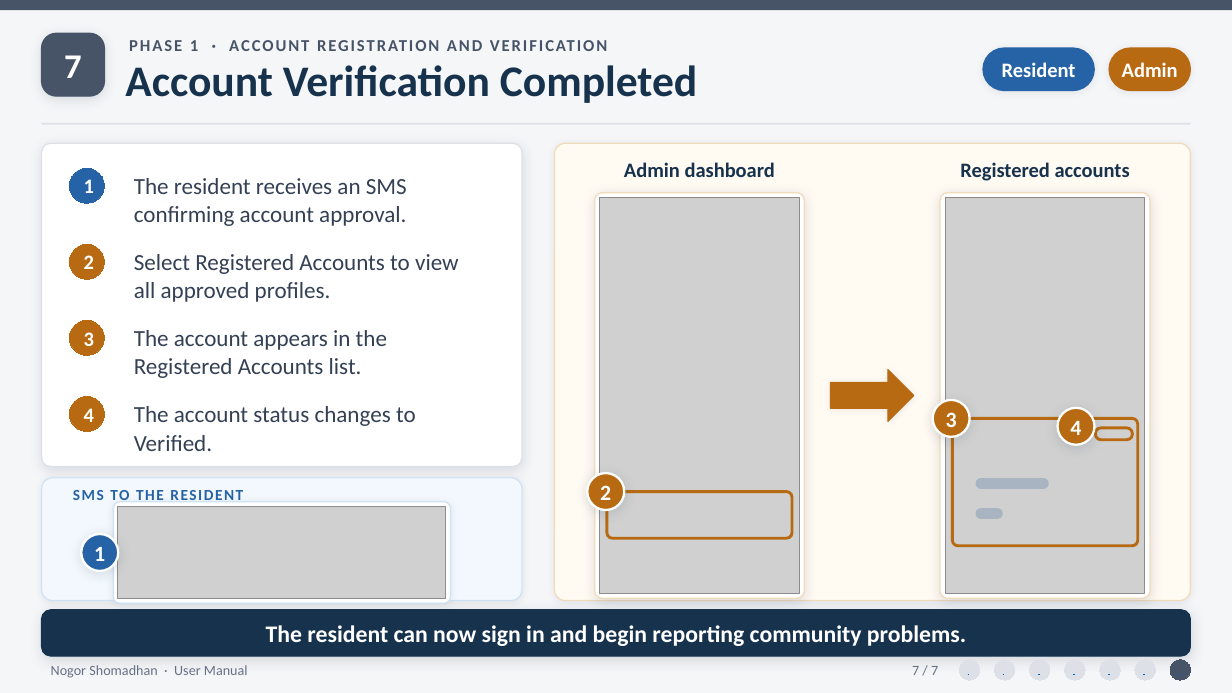
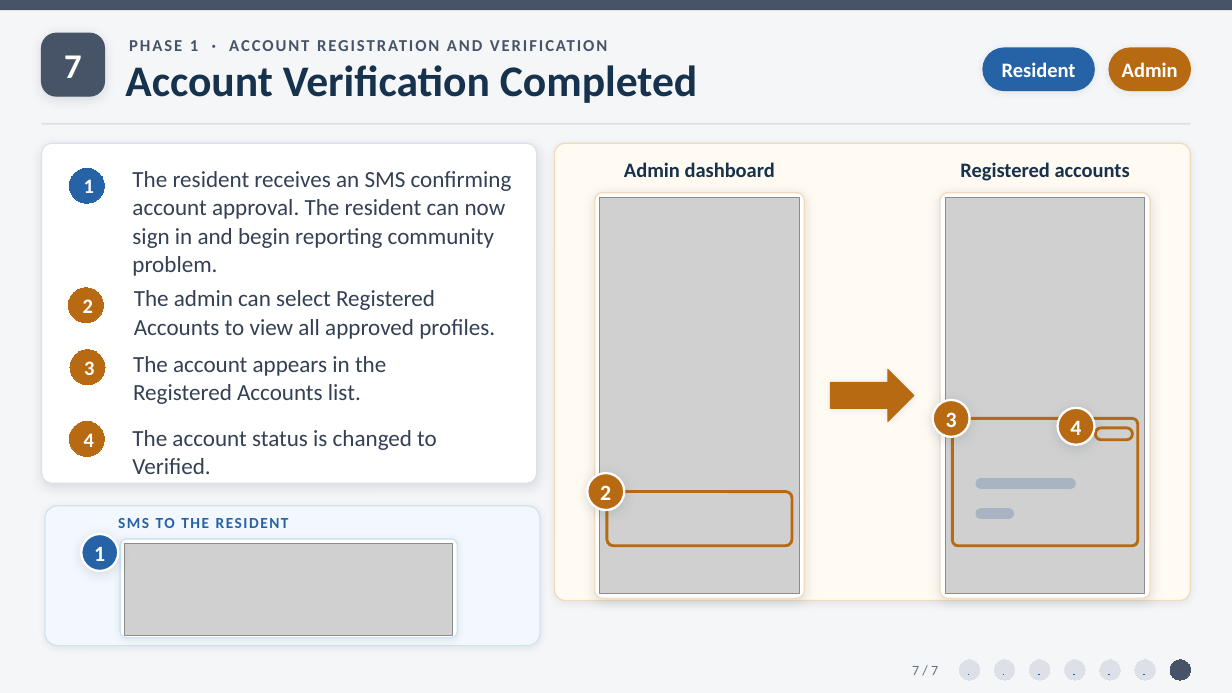
Before and after one commit to Zawadur-Rafid/NogorShomadhan, a slide deck: slide 7 of User Manual/NogorShomadhan_UserManual_Phase1.pptx. Drawn at 1232x693 pixels with LibreOffice and Linux fonts; fonts in the diff are those of the drawing; grey boxes stand for pictures. Boxes give left, top, right and bottom in pixels: in the first picture for what was removed or moved away, otherwise in the second. Text is boxed around its words. In the diff, an @@ line names an element or a change of style, - is before the commit and + after.

Commit message:
Presentation

```diff
--- a/User Manual/NogorShomadhan_UserManual_Phase1.pptx
+++ b/User Manual/NogorShomadhan_UserManual_Phase1.pptx
@@ rounded rectangle: place and size @@
-rounded rectangle at (42, 143, 522, 467)
+rounded rectangle at (42, 143, 537, 483)
@@ text at (132, 171, 512, 276): text changed @@
-The resident receives an SMS confirming account approval.
+The resident receives an SMS confirming account approval. The resident can now sign in and begin reporting community problem.
@@ ellipse "2": place and size @@
-ellipse "2" at (69, 244, 104, 279)
+ellipse "2" at (68, 287, 104, 323)
@@ text at (134, 290, 495, 339): text changed @@
-Select Registered Accounts to view all approved profiles.
+The admin can select Registered Accounts to view all approved profiles.
@@ ellipse "3": place and size @@
-ellipse "3" at (69, 321, 104, 356)
+ellipse "3" at (70, 349, 105, 384)
@@ text "The account appears in the ...": place and size @@
-text "The account appears in the ..." at (134, 330, 387, 378)
+text "The account appears in the ..." at (133, 356, 386, 404)
@@ ellipse "4": place and size @@
-ellipse "4" at (69, 396, 104, 432)
+ellipse "4" at (69, 421, 104, 457)
@@ text at (132, 430, 437, 474): text changed @@
-The account status changes to Verified.
+The account status is changed to Verified.
@@ rounded rectangle: place and size @@
-rounded rectangle at (976, 479, 1048, 488)
+rounded rectangle at (976, 479, 1075, 488)
@@ rounded rectangle: place and size @@
-rounded rectangle at (42, 478, 522, 601)
+rounded rectangle at (45, 506, 541, 645)
@@ rounded rectangle: place and size @@
-rounded rectangle at (607, 492, 792, 539)
+rounded rectangle at (607, 492, 792, 546)
@@ rounded rectangle: place and size @@
-rounded rectangle at (976, 509, 1002, 518)
+rounded rectangle at (976, 509, 1013, 518)
@@ text "SMS TO THE RESIDENT" rewrapped from (73, 490, 388, 642) to (118, 518, 209, 528) @@
@@ rounded rectangle: place and size @@
-rounded rectangle at (114, 502, 451, 604)
+rounded rectangle at (120, 539, 457, 638)
@@ picture: place and size @@
-picture at (117, 506, 445, 599)
+picture at (124, 543, 452, 635)
@@ rounded rectangle removed at (42, 610, 1190, 656) @@
@@ text removed at (266, 625, 966, 646) @@
-The resident can now sign in and begin reporting community problems.
@@ text removed at (51, 665, 248, 678) @@
-Nogor Shomadhan · User Manual
```
Also in this commit, not shown: 6 other slides changed.
